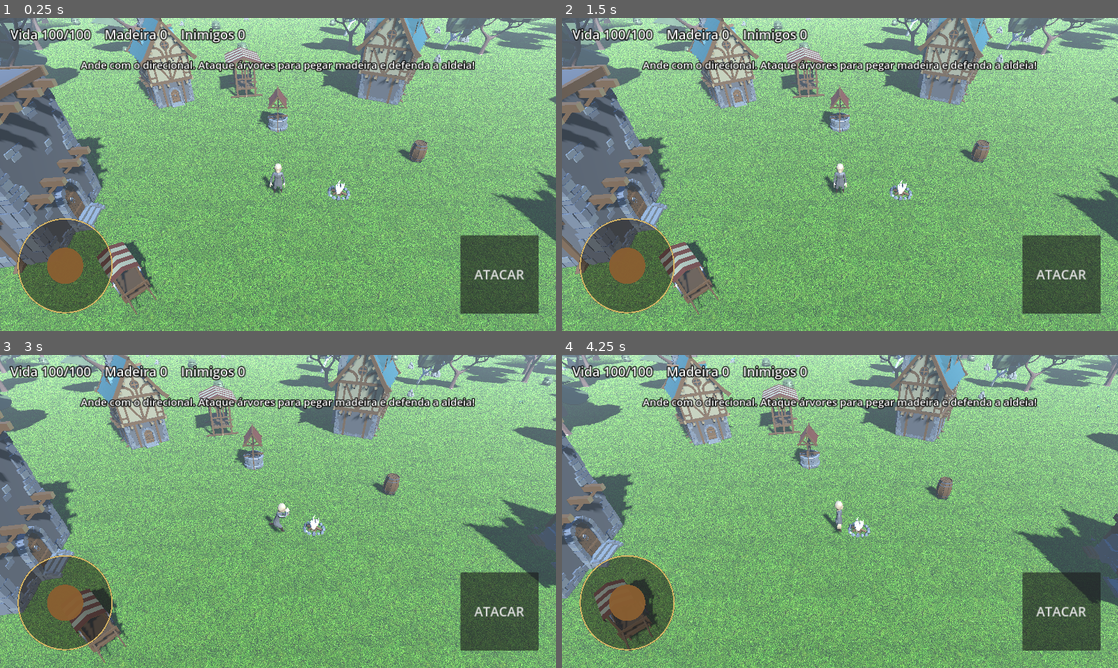
Above: before the commit, frames 1-4 (two rows, left to right).
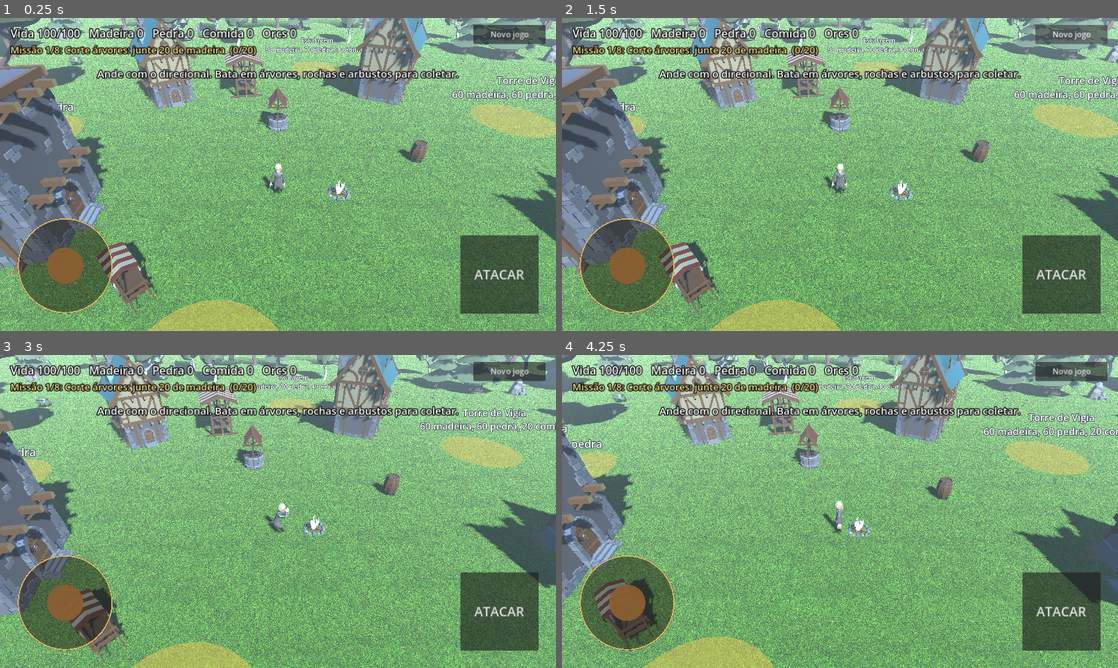
Above: after the commit, the same moments.

Repository: evandrofernandes12-dot/eva-ai
Game: Godot game, scene res://main.tscn
Same seed, same stepped clock (60 frames per second), same inputs: the game is played once before the commit and once after it.
Inputs (mouse positions are in pixels of both pictures, inside the frame that each line leads up to):
- Up to frame 1 (0.25 s): no input
- Up to frame 2 (1.5 s): click (1073, 33) at 0.5 s, where only the run after the commit has a clickable "Novo jogo"; click (1073, 33) at 1.25 s, where only the run after the commit has a clickable "Novo jogo"
- Up to frame 3 (3 s): click "ATACAR" at 2 s; move the mouse to (400, 495) at 2.77 s; hold D (move_right) from 2.78 s (still down); tap Space (attack) at 2.85 s; click (400, 495) at 2.92 s
- Up to frame 4 (4.25 s): tap E (use, bound only after the commit) at 3.05 s; release D (move_right) at 3.5 s; drag from (728, 527) to (812, 574) at 3.52 s

The runs differ from the first frame. In frame 1, 14% of the frame differs, in the area x 0-100%, y 0-100%; in frame 2, 14%; in frame 3, 14%; in frame 4, 15%.

Commit message:
Godot prototype: stone and food gathering, build plots with effects, quests, autosave
Co-Authored-By: Claude Fable 5.2 <noreply@anthropic.com>
Claude-Session: https://claude.ai/code/session_01Kxc7kFU1M58ybWwBYF121v

Diff:
--- a/godot-proto/main.tscn
+++ b/godot-proto/main.tscn
@@ -15,6 +15,11 @@
 [ext_resource type="PackedScene" path="res://models/MarketStand_1.glb" id="13"]
 [ext_resource type="PackedScene" path="res://models/Well.glb" id="14"]
 
+[ext_resource type="Script" path="res://scripts/plot.gd" id="p_s"]
+[ext_resource type="PackedScene" path="res://models/House_4.glb" id="p_h"]
+[ext_resource type="PackedScene" path="res://models/Sawmill.glb" id="p_w"]
+[ext_resource type="PackedScene" path="res://models/Bell_Tower.glb" id="p_t"]
+[ext_resource type="PackedScene" path="res://models/Inn.glb" id="p_i"]
 [sub_resource type="ProceduralSkyMaterial" id="sky_m"]
 sky_top_color = Color(0.3, 0.52, 0.85, 1)
 sky_horizon_color = Color(0.72, 0.82, 0.9, 1)
@@ -107,6 +112,52 @@
 transform = Transform3D(0.980067, 0, 0.198669, 0, 1, 0, -0.198669, 0, 0.980067, -3, 0, -10)
 metadata/altura = 3.2
 
+[node name="Lotes" type="Node3D" parent="."]
+
+[node name="LoteCasa" type="Node3D" parent="Lotes"]
+transform = Transform3D(1, 0, 0, 0, 1, 0, 0, 0, 1, -2, 0, 12)
+script = ExtResource("p_s")
+nome = "Casa"
+modelo = ExtResource("p_h")
+altura = 5.5
+custo_madeira = 20
+custo_pedra = 10
+custo_comida = 0
+efeito = "vida"
+
+[node name="LoteSerraria" type="Node3D" parent="Lotes"]
+transform = Transform3D(1, 0, 0, 0, 1, 0, 0, 0, 1, -16, 0, -2)
+script = ExtResource("p_s")
+nome = "Serraria"
+modelo = ExtResource("p_w")
+altura = 5
+custo_madeira = 50
+custo_pedra = 30
+custo_comida = 0
+efeito = "madeira"
+
+[node name="LoteTorre" type="Node3D" parent="Lotes"]
+transform = Transform3D(1, 0, 0, 0, 1, 0, 0, 0, 1, 17, 0, -4)
+script = ExtResource("p_s")
+nome = "Torre de Vigia"
+modelo = ExtResource("p_t")
+altura = 9
+custo_madeira = 60
+custo_pedra = 60
+custo_comida = 20
+efeito = "torre"
+
+[node name="LoteEstalagem" type="Node3D" parent="Lotes"]
+transform = Transform3D(1, 0, 0, 0, 1, 0, 0, 0, 1, 4, 0, -16)
+script = ExtResource("p_s")
+nome = "Estalagem"
+modelo = ExtResource("p_i")
+altura = 7
+custo_madeira = 90
+custo_pedra = 70
+custo_comida = 40
+efeito = "descanso"
+
 [node name="Jogador" type="CharacterBody3D" parent="."]
 transform = Transform3D(1, 0, 0, 0, 1, 0, 0, 0, 1, 0, 0, 4)
 script = ExtResource("3")
@@ -127,9 +178,9 @@
 [node name="Info" type="Label" parent="HUD"]
 offset_left = 24.0
 offset_top = 16.0
-offset_right = 700.0
-offset_bottom = 60.0
-theme_override_font_sizes/font_size = 30
+offset_right = 1000.0
+offset_bottom = 56.0
+theme_override_font_sizes/font_size = 26
 theme_override_colors/font_outline_color = Color(0, 0, 0, 1)
 theme_override_constants/outline_size = 8
 text = "..."
@@ -139,9 +190,9 @@
 anchor_left = 0.5
 anchor_right = 0.5
 offset_left = -500.0
-offset_top = 90.0
+offset_top = 110.0
 offset_right = 500.0
-offset_bottom = 140.0
+offset_bottom = 160.0
 grow_horizontal = 2
 theme_override_font_sizes/font_size = 24
 theme_override_colors/font_outline_color = Color(0, 0, 0, 1)
@@ -175,3 +226,43 @@
 focus_mode = 0
 theme_override_font_sizes/font_size = 30
 text = "ATACAR"
+
+[node name="Missao" type="Label" parent="HUD"]
+offset_left = 24.0
+offset_top = 58.0
+offset_right = 900.0
+offset_bottom = 96.0
+theme_override_font_sizes/font_size = 22
+theme_override_colors/font_color = Color(1, 0.9, 0.55, 1)
+theme_override_colors/font_outline_color = Color(0, 0, 0, 1)
+theme_override_constants/outline_size = 8
+text = "..."
+
+[node name="Usar" type="Button" parent="HUD"]
+anchors_preset = 3
+anchor_left = 1.0
+anchor_top = 1.0
+anchor_right = 1.0
+anchor_bottom = 1.0
+offset_left = -260.0
+offset_top = -360.0
+offset_right = -40.0
+offset_bottom = -240.0
+grow_horizontal = 0
+grow_vertical = 0
+focus_mode = 0
+theme_override_font_sizes/font_size = 24
+text = "CONSTRUIR"
+
+[node name="Novo" type="Button" parent="HUD"]
+anchors_preset = 1
+anchor_left = 1.0
+anchor_right = 1.0
+offset_left = -190.0
+offset_top = 16.0
+offset_right = -24.0
+offset_bottom = 60.0
+grow_horizontal = 0
+focus_mode = 0
+theme_override_font_sizes/font_size = 18
+text = "Novo jogo"
--- a/godot-proto/scripts/main.gd
+++ b/godot-proto/scripts/main.gd
@@ -1,36 +1,58 @@
 extends Node3D
-## Protótipo: aldeia + floresta + um jogador + inimigos.
-## As casas ficam no nó "Aldeia" da cena: arraste-as no editor à vontade.
+## Protótipo: aldeia + floresta + jogador + inimigos + construção + missões + save.
+## Casas prontas ficam no nó "Aldeia"; os lotes para construir ficam em "Lotes".
 
 const TREES := [
 	preload("res://models/PineTree_1.glb"),
 	preload("res://models/CommonTree_1.glb"),
 	preload("res://models/BirchTree_1.glb"),
 ]
-const DECOR := [
-	preload("res://models/Bush_1.glb"),
-	preload("res://models/Resource_Rock_1.glb"),
-	preload("res://models/Flowers.glb"),
+const ROCK := preload("res://models/Resource_Rock_1.glb")
+const BUSH := preload("res://models/Bush_1.glb")
+const FLOWERS := preload("res://models/Flowers.glb")
+const ORC := preload("res://models/Orc.gltf")
+const SAVE := "user://save.json"
+
+@export var forest_radius := 70.0
+@export var village_radius := 24.0
+@export var tree_count := 140
+@export var rock_count := 40
+@export var bush_count := 50
+@export var max_enemies := 4
+
+var res := {"madeira": 0, "pedra": 0, "comida": 0}
+var kills := 0
+var quest := 0
+var nodes: Array = []            # coletáveis: {node, tipo, hp}
+var enemies: Array = []
+var plots: Array = []
+var _spawn_t := 12.0
+var _save_t := 10.0
+var _prod_t := 0.0
+var _tower_t := 0.0
+var _regen := 0.0
+var _rng := RandomNumberGenerator.new()
+var _near: Node3D
+
+## Missões: texto, progresso atual, meta e recompensa.
+var QUESTS := [
+	{"t": "Corte árvores: junte 20 de madeira", "p": func(): return res.madeira, "n": 20, "r": {"comida": 10}},
+	{"t": "Quebre rochas: junte 15 de pedra", "p": func(): return res.pedra, "n": 15, "r": {"madeira": 10}},
+	{"t": "Construa a Casa (lote amarelo)", "p": func(): return _built("vida"), "n": 1, "r": {"pedra": 15}},
+	{"t": "Derrote 3 orcs", "p": func(): return kills, "n": 3, "r": {"madeira": 30, "pedra": 20}},
+	{"t": "Construa a Serraria", "p": func(): return _built("madeira"), "n": 1, "r": {"comida": 20}},
+	{"t": "Colha arbustos: junte 30 de comida", "p": func(): return res.comida, "n": 30, "r": {"pedra": 30}},
+	{"t": "Construa a Torre de Vigia", "p": func(): return _built("torre"), "n": 1, "r": {"madeira": 40}},
+	{"t": "Construa a Estalagem", "p": func(): return _built("descanso"), "n": 1, "r": {}},
 ]
-const ORC := preload("res://models/Orc.gltf")
-
-@export var forest_radius := 70.0
-@export var village_radius := 22.0
-@export var tree_count := 140
-@export var max_enemies := 4
-
-var wood := 0
-var kills := 0
-var trees: Array = []            # {node, hp}
-var enemies: Array = []
-var _spawn_t := 6.0
-var _rng := RandomNumberGenerator.new()
 
 @onready var player: CharacterBody3D = $Jogador
 @onready var cam: Camera3D = $Camera
 @onready var joy: Control = $HUD/Direcional
 @onready var info: Label = $HUD/Info
+@onready var quest_l: Label = $HUD/Missao
 @onready var msg: Label = $HUD/Mensagem
+@onready var use_b: Button = $HUD/Usar
 
 func _enter_tree() -> void:
 	_action("move_left", [KEY_A, KEY_LEFT])
@@ -38,6 +60,7 @@
 	_action("move_up", [KEY_W, KEY_UP])
 	_action("move_down", [KEY_S, KEY_DOWN])
 	_action("attack", [KEY_SPACE])
+	_action("use", [KEY_E])
 
 func _action(name: String, keys: Array) -> void:
 	if InputMap.has_action(name):
@@ -56,12 +79,32 @@
 			if b.has_meta("altura"):
 				Fit.to_height(b, float(b.get_meta("altura")))
 			_add_collision(b)
+	for p in $Lotes.get_children():
+		plots.append(p)
+		p.built.connect(_on_built)
 	_scatter_forest()
 	player.attacked.connect(_on_player_attack)
 	player.died.connect(_on_player_died)
 	$HUD/Atacar.pressed.connect(player.attack)
-	msg.text = "Ande com o direcional. Ataque árvores para pegar madeira e defenda a aldeia!"
-	get_tree().create_timer(6.0).timeout.connect(func(): msg.text = "")
+	use_b.pressed.connect(_use)
+	$HUD/Novo.pressed.connect(_new_game)
+	use_b.visible = false
+	if not _load():
+		say("Ande com o direcional. Bata em árvores, rochas e arbustos para coletar.", 7.0)
+
+func say(t: String, secs := 4.0) -> void:
+	msg.text = t
+	var mine := t
+	get_tree().create_timer(secs).timeout.connect(func():
+		if msg.text == mine:
+			msg.text = "")
+
+func _built(efeito: String) -> int:
+	var n := 0
+	for p in plots:
+		if p.construido and p.efeito == efeito:
+			n += 1
+	return n
 
 func _add_collision(b: Node3D) -> void:
 	var box := Fit.bounds(b)
@@ -76,27 +119,32 @@
 	body.add_child(cs)
 	b.add_child(body)
 
+func _ring_pos() -> Vector3:
+	var a := _rng.randf() * TAU
+	var r := sqrt(_rng.randf_range(pow(village_radius / forest_radius, 2.0), 1.0)) * forest_radius
+	return Vector3(cos(a) * r, 0, sin(a) * r)
+
 func _scatter_forest() -> void:
 	var holder := Node3D.new()
 	holder.name = "Floresta"
 	add_child(holder)
 	for i in tree_count:
-		var a := _rng.randf() * TAU
-		var r := sqrt(_rng.randf_range(pow(village_radius / forest_radius, 2.0), 1.0)) * forest_radius
-		var t: Node3D = TREES[_rng.randi() % TREES.size()].instantiate()
-		holder.add_child(t)
-		t.position = Vector3(cos(a) * r, 0, sin(a) * r)
-		t.rotation.y = _rng.randf() * TAU
-		Fit.to_height(t, _rng.randf_range(6.0, 9.5))
-		trees.append({"node": t, "hp": 3})
-	for i in tree_count:
-		var a := _rng.randf() * TAU
-		var r := sqrt(_rng.randf_range(pow(village_radius / forest_radius, 2.0), 1.0)) * forest_radius
-		var d: Node3D = DECOR[_rng.randi() % DECOR.size()].instantiate()
-		holder.add_child(d)
-		d.position = Vector3(cos(a) * r, 0, sin(a) * r)
-		d.rotation.y = _rng.randf() * TAU
-		Fit.to_height(d, _rng.randf_range(0.6, 1.3))
+		_place(holder, TREES[_rng.randi() % TREES.size()], _rng.randf_range(6.0, 9.5), "madeira", 3)
+	for i in rock_count:
+		_place(holder, ROCK, _rng.randf_range(1.2, 1.9), "pedra", 3)
+	for i in bush_count:
+		_place(holder, BUSH, _rng.randf_range(0.9, 1.3), "comida", 2)
+	for i in 60:
+		_place(holder, FLOWERS, _rng.randf_range(0.5, 0.8), "", 0)
+
+func _place(holder: Node3D, scene: PackedScene, h: float, tipo: String, hp: int) -> void:
+	var n: Node3D = scene.instantiate()
+	holder.add_child(n)
+	n.position = _ring_pos()
+	n.rotation.y = _rng.randf() * TAU
+	Fit.to_height(n, h)
+	if tipo != "":
+		nodes.append({"node": n, "tipo": tipo, "hp": hp})
 
 func _process(delta: float) -> void:
 	player.joy = joy.value
@@ -104,12 +152,101 @@
 	var want := player.global_position + Vector3(0, 9.0, 10.0)
 	cam.global_position = cam.global_position.lerp(want, minf(1.0, 6.0 * delta))
 	cam.look_at(player.global_position + Vector3(0, 1.2, 0))
+	enemies = enemies.filter(func(e): return is_instance_valid(e))
 	_spawn_t -= delta
-	enemies = enemies.filter(func(e): return is_instance_valid(e))
 	if _spawn_t <= 0.0 and enemies.size() < max_enemies:
-		_spawn_t = 9.0
+		_spawn_t = 10.0
 		_spawn_enemy()
-	info.text = "Vida %d/%d    Madeira %d    Inimigos %d" % [player.hp, player.max_hp, wood, kills]
+	_buildings(delta)
+	_nearest_plot()
+	if Input.is_action_just_pressed("use"):
+		_use()
+	_check_quest()
+	info.text = "Vida %d/%d   Madeira %d   Pedra %d   Comida %d   Orcs %d" % [player.hp, player.max_hp, res.madeira, res.pedra, res.comida, kills]
+	_save_t -= delta
+	if _save_t <= 0.0:
+		_save_t = 10.0
+		_save()
+
+## Efeitos das construções: produção, torre e descanso.
+func _buildings(delta: float) -> void:
+	if _built("madeira") > 0:
+		_prod_t += delta
+		if _prod_t >= 6.0:
+			_prod_t = 0.0
+			res.madeira += 2 * _built("madeira")
+	_tower_t -= delta
+	if _tower_t <= 0.0:
+		_tower_t = 1.5
+		for p in plots:
+			if p.construido and p.efeito == "torre":
+				for e in enemies:
+					if e.global_position.distance_to(p.global_position) < 16.0:
+						e.hurt(6)
+						break
+	# cura na aldeia, longe de inimigos; a Estalagem dobra
+	var safe := player.global_position.length() < village_radius
+	for e in enemies:
+		if e.global_position.distance_to(player.global_position) < 12.0:
+			safe = false
+	if safe and player.hp > 0 and player.hp < player.max_hp:
+		_regen += delta * (4.0 if _built("descanso") > 0 else 2.0)
+		if _regen >= 1.0:
+			player.hp = mini(player.max_hp, player.hp + int(_regen))
+			_regen = 0.0
+
+func _nearest_plot() -> void:
+	_near = null
+	for p in plots:
+		if not p.construido and p.global_position.distance_to(player.global_position) < 4.5:
+			_near = p
+	use_b.visible = _near != null
+	if _near:
+		use_b.text = "CONSTRUIR\n" + _near.nome
+		use_b.disabled = not _can_pay(_near.custo())
+
+func _can_pay(c: Dictionary) -> bool:
+	for k in c:
+		if res[k] < c[k]:
+			return false
+	return true
+
+func _use() -> void:
+	if _near == null:
+		return
+	var c: Dictionary = _near.custo()
+	if not _can_pay(c):
+		say("Faltam recursos: " + _near.custo_texto())
+		return
+	for k in c:
+		res[k] -= c[k]
+	_near.construir()
+
+func _on_built(p) -> void:
+	if p.efeito == "vida":
+		player.max_hp += 25
+		player.hp += 25
+	# tira o jogador de dentro da construção nova
+	if player.global_position.distance_to(p.global_position) < 6.0:
+		player.global_position = p.global_position + Vector3(0, 0, 7.0)
+	say("%s construída!" % p.nome)
+	_save()
+
+func _check_quest() -> void:
+	if quest >= QUESTS.size():
+		quest_l.text = "Todas as missões concluídas!"
+		return
+	var q: Dictionary = QUESTS[quest]
+	var p: int = q.p.call()
+	quest_l.text = "Missão %d/%d: %s  (%d/%d)" % [quest + 1, QUESTS.size(), q.t, mini(p, q.n), q.n]
+	if p >= q.n:
+		quest += 1
+		var parts: Array = []
+		for k in q.r:
+			res[k] += q.r[k]
+			parts.append("+%d %s" % [q.r[k], k])
+		say("Missão concluída! " + "  ".join(parts), 5.0)
+		_save()
 
 func _spawn_enemy() -> void:
 	var e := CharacterBody3D.new()
@@ -125,28 +262,67 @@
 	var p := player.global_position
 	var hit := false
 	for e in enemies:
-		if is_instance_valid(e) and e.global_position.distance_to(p) < player.attack_range:
+		if e.global_position.distance_to(p) < player.attack_range:
 			e.hurt(player.damage)
 			hit = true
 	if hit:
 		return
-	for t in trees:
+	for t in nodes:
 		var n: Node3D = t.node
-		if is_instance_valid(n) and n.global_position.distance_to(p) < 2.6:
+		if t.hp > 0 and is_instance_valid(n) and n.global_position.distance_to(p) < 2.8:
 			t.hp -= 1
-			wood += 2
+			res[t.tipo] += 2
 			var tw := create_tween()
 			tw.tween_property(n, "rotation:z", 0.08, 0.06)
 			tw.tween_property(n, "rotation:z", 0.0, 0.12)
 			if t.hp <= 0:
-				wood += 4
+				res[t.tipo] += 4
 				var tw2 := create_tween()
 				tw2.tween_property(n, "scale", n.scale * 0.01, 0.4)
 				tw2.tween_callback(n.queue_free)
 			return
 
 func _on_player_died() -> void:
-	msg.text = "Você caiu! Voltando para a aldeia..."
+	say("Você caiu! Voltando para a aldeia...", 3.0)
 	await get_tree().create_timer(3.0).timeout
 	player.revive(Vector3(0, 0, 4))
-	msg.text = ""
+
+# ---------- salvar / carregar ----------
+func _save() -> void:
+	var built: Array = []
+	for p in plots:
+		if p.construido:
+			built.append(String(p.name))
+	var f := FileAccess.open(SAVE, FileAccess.WRITE)
+	if f:
+		f.store_string(JSON.stringify({"res": res, "kills": kills, "quest": quest, "built": built}))
+
+func _load() -> bool:
+	if not FileAccess.file_exists(SAVE):
+		return false
+	var d = JSON.parse_string(FileAccess.get_file_as_string(SAVE))
+	if typeof(d) != TYPE_DICTIONARY:
+		return false
+	for k in res:
+		res[k] = int(d.get("res", {}).get(k, 0))
+	kills = int(d.get("kills", 0))
+	quest = int(d.get("quest", 0))
+	for p in plots:
+		if d.get("built", []).has(String(p.name)):
+			p.built.disconnect(_on_built)
+			p.construir(false)
+			if p.efeito == "vida":
+				player.max_hp += 25
+	player.hp = player.max_hp
+	say("Jogo carregado.", 3.0)
+	return true
+
+func _new_game() -> void:
+	if FileAccess.file_exists(SAVE):
+		DirAccess.remove_absolute(ProjectSettings.globalize_path(SAVE))
+	get_tree().reload_current_scene()
+
+func _notification(what: int) -> void:
+	if what == NOTIFICATION_WM_CLOSE_REQUEST or what == NOTIFICATION_APPLICATION_PAUSED or what == NOTIFICATION_WM_GO_BACK_REQUEST:
+		if is_node_ready():
+			_save()
--- /dev/null
+++ b/godot-proto/scripts/plot.gd
@@ -0,0 +1,76 @@
+extends Node3D
+## Lote de construção. Chegue perto e toque em CONSTRUIR.
+## Mude nome, modelo, custos e efeito no Inspetor.
+
+signal built(plot)
+
+@export var nome := "Casa"
+@export var modelo: PackedScene
+@export var altura := 6.0
+@export var custo_madeira := 20
+@export var custo_pedra := 0
+@export var custo_comida := 0
+## "vida" = +25 de vida máxima · "madeira" = produz madeira · "torre" = atira nos inimigos · "descanso" = cura mais rápido
+@export_enum("nenhum", "vida", "madeira", "torre", "descanso") var efeito := "nenhum"
+
+var construido := false
+var _sign: Label3D
+var _ring: MeshInstance3D
+
+func _ready() -> void:
+	_ring = MeshInstance3D.new()
+	var m := CylinderMesh.new()
+	m.top_radius = 2.6
+	m.bottom_radius = 2.6
+	m.height = 0.06
+	var mat := StandardMaterial3D.new()
+	mat.albedo_color = Color(1.0, 0.82, 0.25, 0.45)
+	mat.transparency = BaseMaterial3D.TRANSPARENCY_ALPHA
+	mat.shading_mode = BaseMaterial3D.SHADING_MODE_UNSHADED
+	m.material = mat
+	_ring.mesh = m
+	_ring.position.y = 0.04
+	add_child(_ring)
+	_sign = Label3D.new()
+	_sign.billboard = BaseMaterial3D.BILLBOARD_ENABLED
+	_sign.font_size = 56
+	_sign.outline_size = 14
+	_sign.pixel_size = 0.012
+	_sign.position.y = 2.4
+	_sign.visibility_range_end = 32.0
+	_sign.text = "%s\n%s" % [nome, custo_texto()]
+	add_child(_sign)
+
+func custo() -> Dictionary:
+	return {"madeira": custo_madeira, "pedra": custo_pedra, "comida": custo_comida}
+
+func custo_texto() -> String:
+	var p: Array = []
+	if custo_madeira > 0: p.append("%d madeira" % custo_madeira)
+	if custo_pedra > 0: p.append("%d pedra" % custo_pedra)
+	if custo_comida > 0: p.append("%d comida" % custo_comida)
+	return ", ".join(p)
+
+func construir(animar := true) -> void:
+	if construido or modelo == null:
+		return
+	construido = true
+	_sign.queue_free()
+	_ring.queue_free()
+	var b: Node3D = modelo.instantiate()
+	add_child(b)
+	Fit.to_height(b, altura)
+	var box := Fit.bounds(b)
+	var body := StaticBody3D.new()
+	var cs := CollisionShape3D.new()
+	var sh := BoxShape3D.new()
+	sh.size = Vector3(box.size.x * 0.85, maxf(box.size.y, 1.0), box.size.z * 0.85)
+	cs.shape = sh
+	cs.position = box.get_center()
+	body.add_child(cs)
+	b.add_child(body)
+	if animar:
+		var alvo := b.scale
+		b.scale = alvo * Vector3(1, 0.02, 1)
+		create_tween().tween_property(b, "scale", alvo, 0.8).set_trans(Tween.TRANS_BACK).set_ease(Tween.EASE_OUT)
+	built.emit(self)
Not shown: 1 places in godot-proto/main.tscn that only renumber resources
Binary file added: godot-proto/models/Bell_Tower.glb
Binary file added: godot-proto/models/House_4.glb
Binary file added: godot-proto/models/Inn.glb
Binary file added: godot-proto/models/Sawmill.glb
